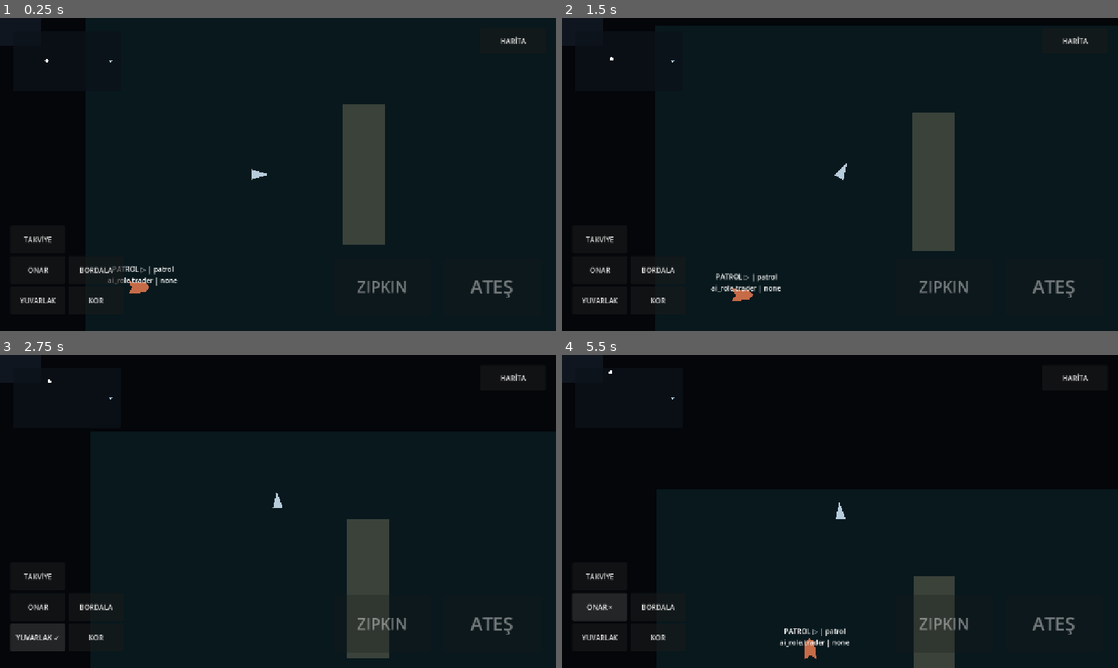
Above: before the commit, frames 1-4 (two rows, left to right).
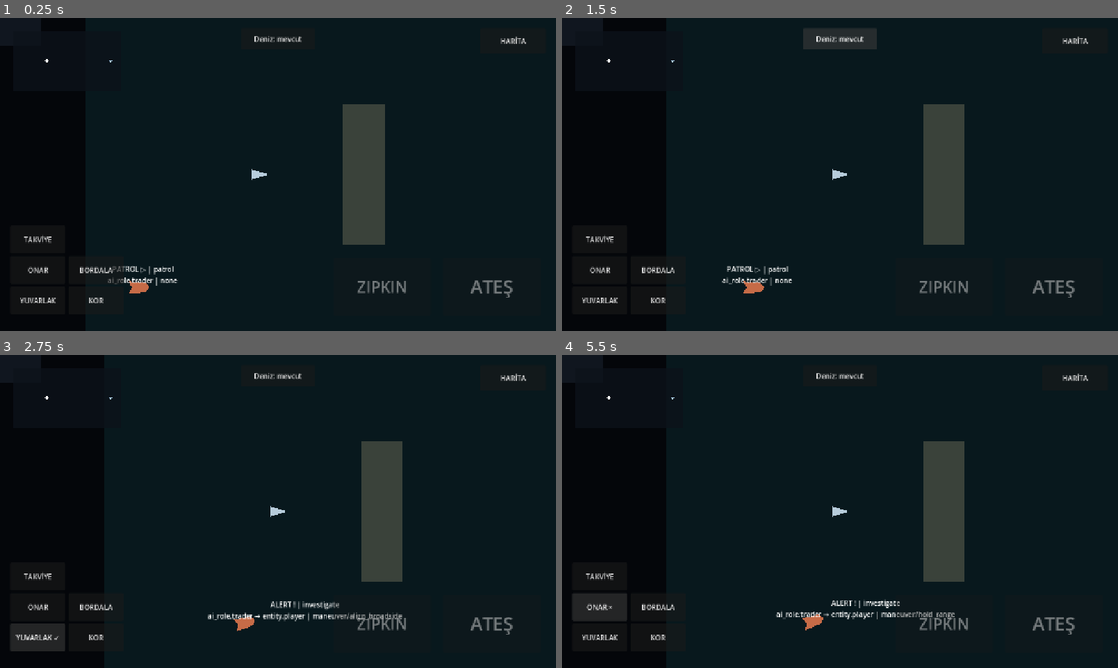
Above: after the commit, the same moments.

Repository: TheOsmanYILDIRIM/SeaCraft
Game: Godot game, scene res://src/presentation/bootstrap.tscn
Same seed, same stepped clock (60 frames per second), same inputs: the game is played once before the commit and once after it.
Inputs (mouse positions are in pixels of both pictures, inside the frame that each line leads up to):
- Up to frame 1 (0.25 s): no input
- Up to frame 2 (1.5 s): click (840, 39) at 0.5 s, where only the run after the commit has a clickable "Deniz: mevcut"; click (840, 39) at 1.25 s, where only the run after the commit has a clickable "Deniz: 2D önizleme"
- Up to frame 3 (2.75 s): click "YUVARLAK" at 2 s
- Up to frame 4 (5.5 s): click "YUVARLAK ✓" at 2.75 s; click "KOR" at 3.5 s; click "KOR ✓" at 4.25 s; click "ONAR" at 5 s

The runs differ from the first frame. In frame 1, 0.1% of the frame differs, in the area x 45-55%, y 5-8%; in frame 2, 3.5%; in frame 3, 5.4%; in frame 4, 6.3%, in the area x 8-73%, y 4-100%.

Commit message:
feat(visual): Android ship atlas and alternate water pilot

Diff:
--- a/src/presentation/bootstrap.gd
+++ b/src/presentation/bootstrap.gd
@@ -120,9 +120,51 @@
 		_block_boot({"status": "sector_runtime_binding_failed"})
 		return
 	_setup_map_ui()
+	_setup_visual_pilot()
 	ANDROID_TRACE.record("bootstrap", "world ready")
 	($InputController as GameplayInputController).ui_hit_test = _ui_captures_touch
 	print(BOOT_MARKER)
+
+
+const VISUAL_PILOT := preload("res://src/presentation/ship/visual_pilot.gd")
+var _pilot_water: Polygon2D
+var _pilot_water_enabled := false
+var _pilot_comparison: Sprite2D
+
+
+func _setup_visual_pilot() -> void:
+	var player_marker: Polygon2D = $BoatMarker
+	if VISUAL_PILOT.mount_atlas(player_marker, "SC-02", 104.0) != null:
+		player_marker.color.a = 0.0
+	if _practice_marker != null and VISUAL_PILOT.mount_atlas(_practice_marker, "SC-03", 132.0) != null:
+		# Keep the marker node and its child target ring/visibility contract.
+		_practice_marker.color.a = 0.0
+	_pilot_comparison = VISUAL_PILOT.mount_atlas(self, "SC-07", 120.0)
+	if _pilot_comparison != null:
+		_pilot_comparison.frame = 2
+		_pilot_comparison.set_process(false)
+		_pilot_comparison.visible = active_sector().sector_id == FoundationSector.ID
+		_pilot_comparison.position = _ship_motor.position + Vector2(190.0, 75.0)
+	var button := Button.new()
+	button.name = "PilotWaterButton"
+	button.text = "Deniz: mevcut"
+	button.size = Vector2(170.0, 48.0)
+	$UI.add_child(button)
+	button.set_anchors_and_offsets_preset(Control.PRESET_CENTER_TOP)
+	button.offset_left = -85.0
+	button.offset_right = 85.0
+	button.offset_top = 24.0
+	button.offset_bottom = 72.0
+	button.pressed.connect(func() -> void:
+		_pilot_water_enabled = not _pilot_water_enabled
+		_apply_pilot_water()
+		button.text = "Deniz: 2D önizleme" if _pilot_water_enabled else "Deniz: mevcut"
+	)
+
+
+func _apply_pilot_water() -> void:
+	if is_instance_valid(_pilot_water):
+		_pilot_water.material = VISUAL_PILOT.water_material() if _pilot_water_enabled else null
 
 
 func active_sector() -> SectorRuntime:
@@ -689,6 +731,10 @@
 	_sector_geometry = geometry
 	add_child(geometry)
 	_add_rectangle(geometry, sector.bounds, Color(0.035, 0.095, 0.115))
+	_pilot_water = geometry.get_child(0) as Polygon2D
+	_apply_pilot_water()
+	if is_instance_valid(_pilot_comparison):
+		_pilot_comparison.visible = sector.sector_id == FoundationSector.ID
 	for obstacle in sector.navigation.obstacle_rects():
 		_add_rectangle(geometry, obstacle, Color(0.23, 0.26, 0.23))
 		_add_coast(geometry, obstacle)
--- /dev/null
+++ b/src/presentation/ship/pilot_atlas_sprite.gd
@@ -0,0 +1,19 @@
+extends Sprite2D
+## Presentation-only: world +X is east, +Y is south. The atlas pivot is centered.
+
+var _heading_source: Node2D
+
+
+static func frame_for_heading(heading: float) -> int:
+	return posmod(roundi(heading / (PI / 4.0)) + 2, 8)
+
+
+func bind_heading(source: Node2D) -> void:
+	_heading_source = source
+	_process(0.0)
+
+
+func _process(_delta: float) -> void:
+	if is_instance_valid(_heading_source):
+		global_rotation = 0.0
+		frame = frame_for_heading(_heading_source.global_rotation)
--- /dev/null
+++ b/src/presentation/ship/pilot_water.gdshader
@@ -0,0 +1,19 @@
+shader_type canvas_item;
+render_mode unshaded;
+
+// Pilot adaptation of GDQuest's Animated Water and UV Coordinates lesson:
+// https://www.gdquest.com/library/godot_3_shaders_introduction/
+// Two displaced sine/cosine layers; no demo textures or screen sampling.
+varying vec2 world_position;
+
+void vertex() {
+	world_position = (MODEL_MATRIX * vec4(VERTEX, 0.0, 1.0)).xy;
+}
+
+void fragment() {
+	vec2 p = world_position * 0.039;
+	float a = sin(dot(p, vec2(0.7, 0.6)) + TIME * 0.8 + cos(p.y * 0.38 - TIME * 0.2));
+	float b = cos(dot(p, vec2(-0.36, 0.94)) - TIME * 0.55 + sin(p.x * 0.47));
+	float value = 0.5 + 0.26 * a + 0.19 * b;
+	COLOR = vec4(mix(vec3(0.025, 0.075, 0.095), vec3(0.055, 0.145, 0.165), value), 1.0);
+}
--- /dev/null
+++ b/src/presentation/ship/visual_pilot.gd
@@ -0,0 +1,31 @@
+extends RefCounted
+
+const SHIP_SPRITE := preload("res://src/presentation/ship/pilot_atlas_sprite.gd")
+const WATER_SHADER := preload("res://src/presentation/ship/pilot_water.gdshader")
+const RUNTIME := "res://src/presentation/ship/pilot_atlases/"
+
+
+static func mount_atlas(parent: Node2D, ship_id: String, cell_world_size: float) -> Sprite2D:
+	var path := RUNTIME + ship_id + ".png"
+	if not ResourceLoader.exists(path, "Texture2D"):
+		return null
+	var texture := load(path) as Texture2D
+	if texture == null or texture.get_width() * 2 != texture.get_height() * 4 or texture.get_height() % 2 != 0:
+		push_error("Invalid visual pilot atlas: " + ship_id)
+		return null
+	var sprite := SHIP_SPRITE.new()
+	sprite.name = ship_id
+	sprite.texture = texture
+	sprite.hframes = 4
+	sprite.vframes = 2
+	sprite.texture_filter = CanvasItem.TEXTURE_FILTER_LINEAR
+	sprite.scale = Vector2.ONE * (cell_world_size / (texture.get_height() * 0.5))
+	parent.add_child(sprite)
+	sprite.bind_heading(parent)
+	return sprite
+
+
+static func water_material() -> ShaderMaterial:
+	var material := ShaderMaterial.new()
+	material.shader = WATER_SHADER
+	return material
--- /dev/null
+++ b/tests/unit/test_ship_visual_pilot.gd
@@ -0,0 +1,34 @@
+extends GutTest
+
+const SPRITE := preload("res://src/presentation/ship/pilot_atlas_sprite.gd")
+const PILOT := preload("res://src/presentation/ship/visual_pilot.gd")
+
+
+func test_world_heading_uses_all_eight_atlas_cells() -> void:
+	for i in range(8):
+		var heading := (float(i) - 2.0) * PI / 4.0
+		assert_eq(SPRITE.frame_for_heading(heading), i)
+		assert_eq(SPRITE.frame_for_heading(heading + TAU), i)
+		assert_eq(SPRITE.frame_for_heading(heading - 0.38), i)
+		assert_eq(SPRITE.frame_for_heading(heading + 0.38), i)
+
+
+func test_atlas_follows_heading_but_does_not_rotate_pixels() -> void:
+	var target := Node2D.new()
+	add_child_autofree(target)
+	var ship := SPRITE.new()
+	ship.hframes = 4
+	ship.vframes = 2
+	target.add_child(ship)
+	for i in range(8):
+		target.rotation = (float(i) - 2.0) * PI / 4.0
+		ship.bind_heading(target)
+		assert_eq(ship.frame, i)
+		assert_almost_eq(ship.global_rotation, 0.0, 0.0001)
+
+
+func test_missing_atlas_is_not_replaced_with_a_different_ship() -> void:
+	var target := Node2D.new()
+	add_child_autofree(target)
+	assert_null(PILOT.mount_atlas(target, "missing", 100.0))
+	assert_eq(target.get_child_count(), 0)
